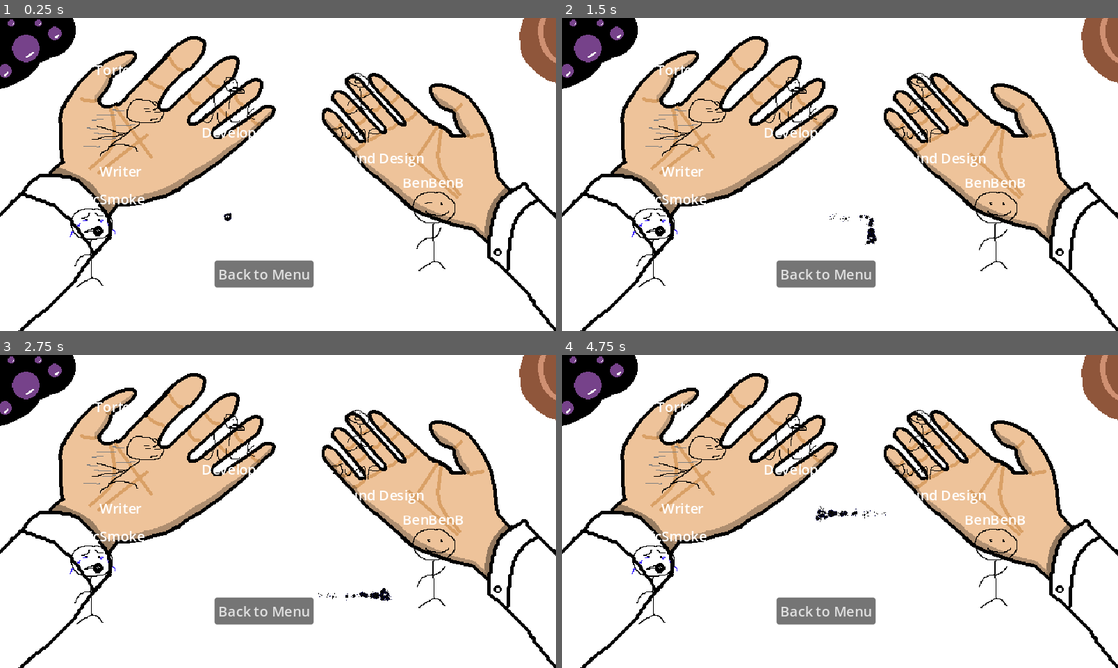
Above: before the commit, frames 1-4 (two rows, left to right).
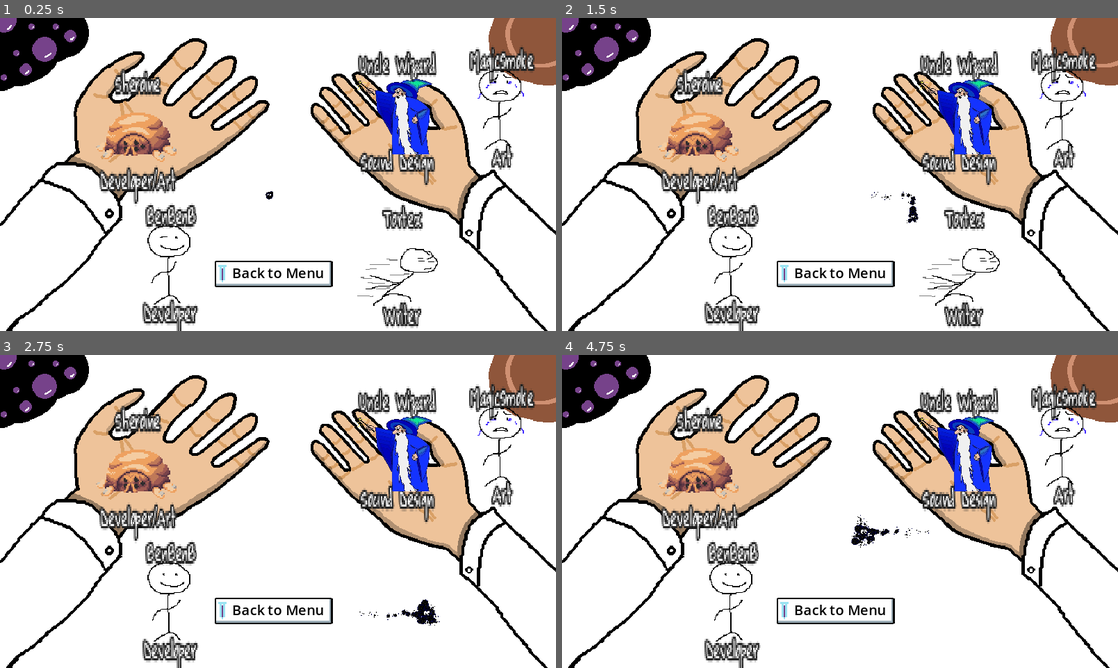
Above: after the commit, the same moments.

Repository: BenBenBenB/godot-testing-2d
Game: Godot game, scene res://scene/level/credits.tscn
Two runs of this game, one before a commit and one after it. Both use one fixed random seed, a clock stepped at 60 frames per second and the inputs below. This scene is started directly instead of the project's main scene. Sound files missing from this copy of the repository are replaced by a short silence.
Inputs (mouse positions are in pixels of both pictures, inside the frame that each line leads up to):
- Up to frame 1 (0.25 s): no input
- Up to frame 2 (1.5 s): move the mouse to (962, 158) at 0.52 s; hold D (move_right) 0.53-1.28 s; move the mouse to (728, 190) at 1.27 s; hold S (move_down) from 1.28 s (still down)
- Up to frame 3 (2.75 s): move the mouse to (333, 442) at 2.02 s; release S (move_down) at 2.03 s; hold D (move_right) from 2.03 s (still down)
- Up to frame 4 (4.75 s): move the mouse to (812, 574) at 2.77 s; release D (move_right) at 2.78 s; hold W (move_up) 2.78-3.53 s; move the mouse to (1006, 558) at 3.52 s; hold A (move_left) from 3.53 s (still down); move the mouse to (673, 464) at 4.27 s

The runs differ from the first frame. In frame 1, 28% of the frame differs, in the area x 0-100%, y 0-100%; in frame 2, 28%; in frame 3, 28%; in frame 4, 28%.

Commit message:
update credits assets

Diff:
--- a/scene/entity/edible_developer.gd
+++ b/scene/entity/edible_developer.gd
@@ -6,8 +6,8 @@
 @export var title: String
 @export var mass: float = 100
 
-@onready var dev_name_label = $DevNameLabel
-@onready var title_label = $TitleLabel
+@onready var dev_name_label = $Splitter/DevNameLabel
+@onready var title_label = $Splitter/TitleLabel
 
 # Called when the node enters the scene tree for the first time.
 func _ready():
--- a/scene/entity/edible_developer.tscn
+++ b/scene/entity/edible_developer.tscn
@@ -1,10 +1,18 @@
-[gd_scene load_steps=3 format=3 uid="uid://71oepqubn8y0"]
+[gd_scene load_steps=6 format=3 uid="uid://71oepqubn8y0"]
 
 [ext_resource type="Script" path="res://scene/entity/edible_developer.gd" id="1_vioye"]
+[ext_resource type="Theme" uid="uid://nd2u72aiasw8" path="res://resource/UI_theme.tres" id="2_1ndst"]
+[ext_resource type="FontFile" uid="uid://bvciu7144kx7b" path="res://resource/Rufscript010.ttf" id="3_3t6ux"]
 
 [sub_resource type="CapsuleShape2D" id="CapsuleShape2D_46y36"]
 radius = 23.0
 height = 98.0
+
+[sub_resource type="LabelSettings" id="LabelSettings_47qnp"]
+font = ExtResource("3_3t6ux")
+font_size = 9
+outline_size = 4
+outline_color = Color(0.137255, 0.137255, 0.137255, 1)
 
 [node name="EdibleDeveloper" type="Area2D"]
 script = ExtResource("1_vioye")
@@ -12,18 +20,28 @@
 [node name="CollisionShape2D" type="CollisionShape2D" parent="."]
 shape = SubResource("CapsuleShape2D_46y36")
 
-[node name="DevNameLabel" type="Label" parent="."]
-offset_left = -37.0
-offset_top = -70.0
-offset_right = 44.0
-offset_bottom = -47.0
+[node name="Splitter" type="VSplitContainer" parent="."]
+offset_left = -67.0
+offset_top = -72.0
+offset_right = 14.0
+offset_bottom = -22.0
+scale = Vector2(1.69415, 3.01448)
+theme = ExtResource("2_1ndst")
+dragger_visibility = 2
+
+[node name="DevNameLabel" type="Label" parent="Splitter"]
+layout_mode = 2
+size_flags_vertical = 0
 text = "Dev Name"
+label_settings = SubResource("LabelSettings_47qnp")
+horizontal_alignment = 1
 
-[node name="TitleLabel" type="Label" parent="."]
-offset_left = -32.0
-offset_top = 47.0
-offset_right = 36.0
-offset_bottom = 70.0
+[node name="TitleLabel" type="Label" parent="Splitter"]
+layout_mode = 2
+size_flags_vertical = 8
 text = "Dev Title"
+label_settings = SubResource("LabelSettings_47qnp")
+horizontal_alignment = 1
+vertical_alignment = 2
 
 [connection signal="body_entered" from="." to="." method="_on_body_entered"]
--- a/scene/level/credits.tscn
+++ b/scene/level/credits.tscn
@@ -7,14 +7,14 @@
 [ext_resource type="Texture2D" uid="uid://vgam182o5ysb" path="res://assets/tileset/menu_bg.png" id="3_lgj0g"]
 [ext_resource type="Texture2D" uid="uid://boiaxfps3e5mn" path="res://assets/temp/ben_b_1.png" id="6_1bxx0"]
 [ext_resource type="Texture2D" uid="uid://cuv0jer6gggjs" path="res://assets/temp/ben_b_2.png" id="7_ie7me"]
-[ext_resource type="Texture2D" uid="uid://6kwr21p2gagc" path="res://assets/temp/sherione_1.png" id="8_b6enh"]
 [ext_resource type="Texture2D" uid="uid://cggbh0qojkxpb" path="res://assets/temp/tortex_1.png" id="8_o0xgq"]
 [ext_resource type="Texture2D" uid="uid://bxylosxc2b4xd" path="res://assets/temp/uncle_wizard_1.png" id="8_u68dm"]
 [ext_resource type="Texture2D" uid="uid://d1vlwbljpa22b" path="res://assets/temp/tortex_2.png" id="9_27gso"]
 [ext_resource type="Texture2D" uid="uid://lgksku40n5y0" path="res://assets/temp/uncle_wizard_2.png" id="9_37edi"]
-[ext_resource type="Texture2D" uid="uid://im5g55mfce5o" path="res://assets/temp/sherione_2.png" id="9_whq5q"]
 [ext_resource type="Texture2D" uid="uid://y4myk5qmqpnq" path="res://assets/temp/jake_1.png" id="10_h2i5w"]
+[ext_resource type="Texture2D" uid="uid://c44dljoyfawul" path="res://assets/temp/irl_lootbug_spritesheet.png" id="10_o7orp"]
 [ext_resource type="Texture2D" uid="uid://p1joqc42wk6" path="res://assets/temp/jake_2.png" id="11_70lt5"]
+[ext_resource type="Theme" uid="uid://nd2u72aiasw8" path="res://resource/UI_theme.tres" id="15_yiewt"]
 
 [sub_resource type="SpriteFrames" id="SpriteFrames_ydij4"]
 animations = [{
@@ -44,14 +44,57 @@
 "speed": 5.0
 }]
 
+[sub_resource type="AtlasTexture" id="AtlasTexture_mq2lx"]
+atlas = ExtResource("10_o7orp")
+region = Rect2(1, 0, 62, 43)
+
+[sub_resource type="AtlasTexture" id="AtlasTexture_yq5qd"]
+atlas = ExtResource("10_o7orp")
+region = Rect2(65, 0, 62, 43)
+
+[sub_resource type="AtlasTexture" id="AtlasTexture_55n4r"]
+atlas = ExtResource("10_o7orp")
+region = Rect2(129, 0, 62, 43)
+
+[sub_resource type="AtlasTexture" id="AtlasTexture_2xgmb"]
+atlas = ExtResource("10_o7orp")
+region = Rect2(193, 0, 62, 43)
+
+[sub_resource type="AtlasTexture" id="AtlasTexture_kqdff"]
+atlas = ExtResource("10_o7orp")
+region = Rect2(257, 0, 62, 43)
+
+[sub_resource type="AtlasTexture" id="AtlasTexture_hqpp3"]
+atlas = ExtResource("10_o7orp")
+region = Rect2(321, 0, 62, 43)
+
+[sub_resource type="AtlasTexture" id="AtlasTexture_yx6oy"]
+atlas = ExtResource("10_o7orp")
+region = Rect2(385, 0, 62, 43)
+
 [sub_resource type="SpriteFrames" id="SpriteFrames_ts8c6"]
 animations = [{
 "frames": [{
 "duration": 1.0,
-"texture": ExtResource("8_b6enh")
-}, {
-"duration": 1.0,
-"texture": ExtResource("9_whq5q")
+"texture": SubResource("AtlasTexture_mq2lx")
+}, {
+"duration": 1.0,
+"texture": SubResource("AtlasTexture_yq5qd")
+}, {
+"duration": 1.0,
+"texture": SubResource("AtlasTexture_55n4r")
+}, {
+"duration": 1.0,
+"texture": SubResource("AtlasTexture_2xgmb")
+}, {
+"duration": 1.0,
+"texture": SubResource("AtlasTexture_kqdff")
+}, {
+"duration": 1.0,
+"texture": SubResource("AtlasTexture_hqpp3")
+}, {
+"duration": 1.0,
+"texture": SubResource("AtlasTexture_yx6oy")
 }],
 "loop": true,
 "name": &"default",
@@ -98,14 +141,15 @@
 bus = &"Music"
 
 [node name="BackgroundImage" type="Sprite2D" parent="."]
-position = Vector2(333, 235)
+position = Vector2(324, 216)
+scale = Vector2(0.89964, 0.89964)
 texture = ExtResource("3_lgj0g")
 
 [node name="PlayerBlackhole" parent="." instance=ExtResource("2_nhaa8")]
-position = Vector2(262, 229)
+position = Vector2(310, 204)
 
 [node name="BenB" parent="." instance=ExtResource("3_amus5")]
-position = Vector2(500, 248)
+position = Vector2(195, 287)
 dev_name = "BenBenB"
 title = "Developer"
 
@@ -114,23 +158,26 @@
 frame_progress = 0.616643
 
 [node name="Cratylus" parent="." instance=ExtResource("3_amus5")]
-position = Vector2(415, 103)
+position = Vector2(455, 113)
 dev_name = "Uncle Wizard"
 title = "Sound Design"
 
 [node name="AnimatedSprite2D" type="AnimatedSprite2D" parent="Cratylus"]
+scale = Vector2(0.218573, 0.218573)
 sprite_frames = SubResource("SpriteFrames_7pksn")
 
 [node name="Sheroine" parent="." instance=ExtResource("3_amus5")]
-position = Vector2(264, 73)
+position = Vector2(157, 135)
 dev_name = "Sheroine"
 title = "Developer/Art"
 
 [node name="AnimatedSprite2D" type="AnimatedSprite2D" parent="Sheroine"]
+scale = Vector2(1.49419, 1.49419)
 sprite_frames = SubResource("SpriteFrames_ts8c6")
+frame_progress = 0.957236
 
 [node name="Tortex" parent="." instance=ExtResource("3_amus5")]
-position = Vector2(146, 118)
+position = Vector2(461, 290)
 dev_name = "Tortex"
 title = "Writer"
 
@@ -138,7 +185,7 @@
 sprite_frames = SubResource("SpriteFrames_f33jp")
 
 [node name="Magicsmoke" parent="." instance=ExtResource("3_amus5")]
-position = Vector2(106, 267)
+position = Vector2(576, 108)
 dev_name = "MagicSmoke"
 title = "Art"
 
@@ -150,6 +197,7 @@
 offset_top = 279.0
 offset_right = 361.0
 offset_bottom = 310.0
+theme = ExtResource("15_yiewt")
 text = "Back to Menu"
 
 [node name="MenuHitBoxStaticBody2D" type="StaticBody2D" parent="."]
Binary file added: assets/temp/UNCLE.jpg
Not shown, added: assets/temp/UNCLE.jpg.import
Binary file added: assets/temp/irl_lootbug_spritesheet.png
Not shown, added: assets/temp/irl_lootbug_spritesheet.png.import
Binary file changed: assets/temp/uncle_wizard_1.png
Binary file changed: assets/temp/uncle_wizard_2.png
Not shown: 1 places in scene/level/credits.tscn that only renumber resources
